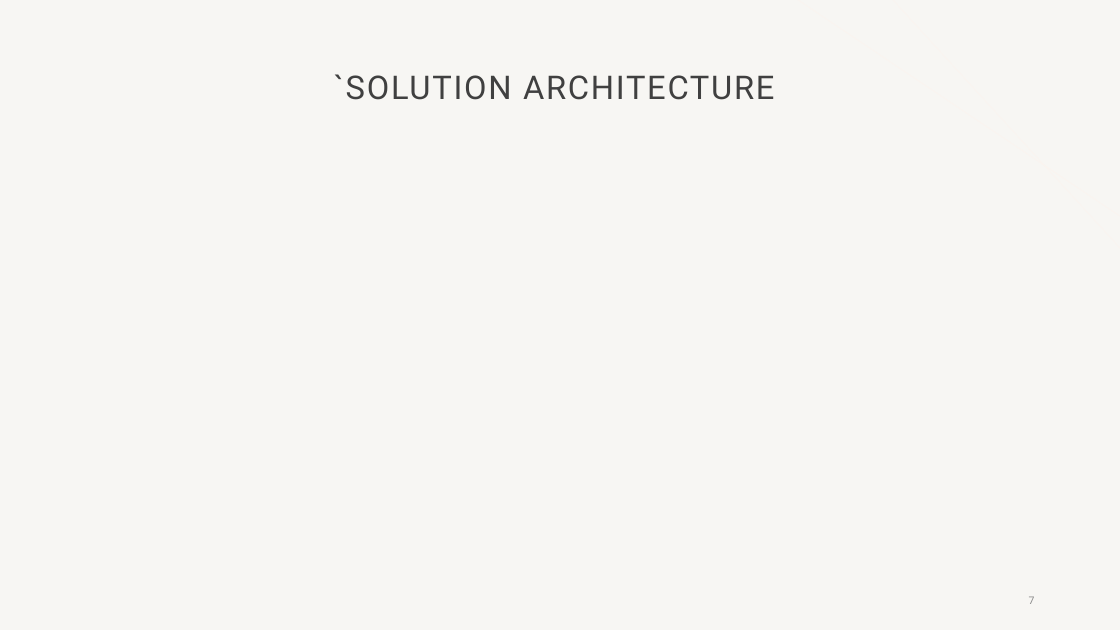
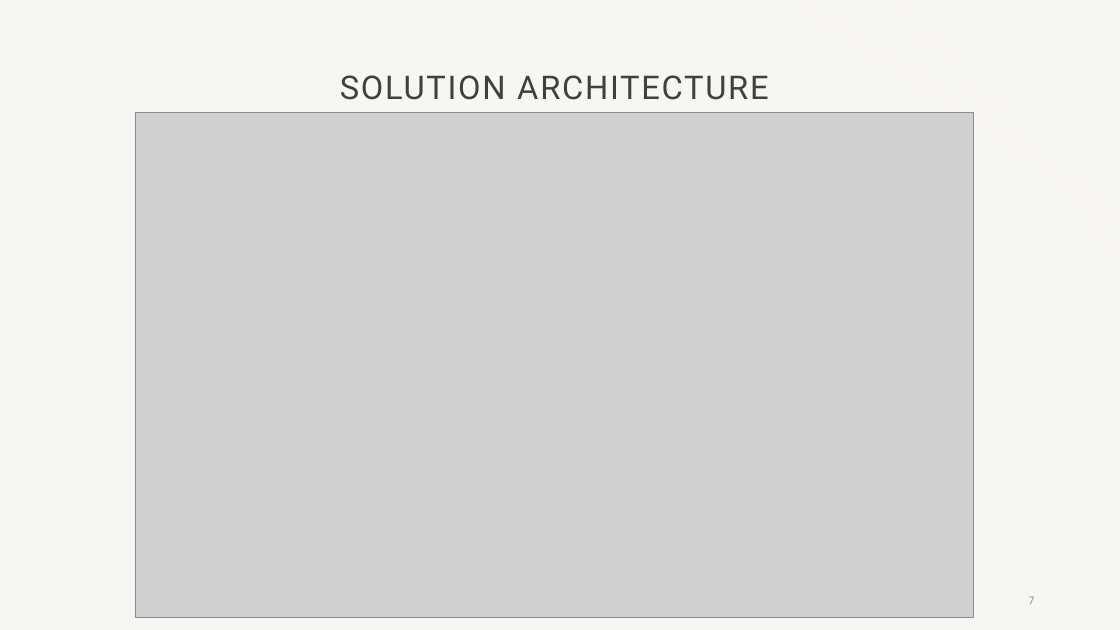
Before and after one commit to meanirban100/IBM-Watsonx-Hackathon, a slide deck: slide 7 of IBM-Watson-Presentation.pptx. Drawn at 1120x630 pixels with LibreOffice and Linux fonts; fonts in the diff are those of the drawing; grey boxes stand for pictures; background and template pictures are left out. Boxes give left, top, right and bottom in pixels: in the first picture for what was removed or moved away, otherwise in the second. Text is boxed around its words. In the diff, an @@ line names an element or a change of style, - is before the commit and + after.

```diff
--- a/IBM-Watson-Presentation.pptx
+++ b/IBM-Watson-Presentation.pptx
@@ title at (340,75,768,100): text changed @@
-`SOLUTION ARCHITECTURE
+SOLUTION ARCHITECTURE
@@ picture added at (136,113,974,618) @@
```
Also in this commit, not shown: 9 other slides changed, 8 slides added, 4 slides removed, 11 other files.
